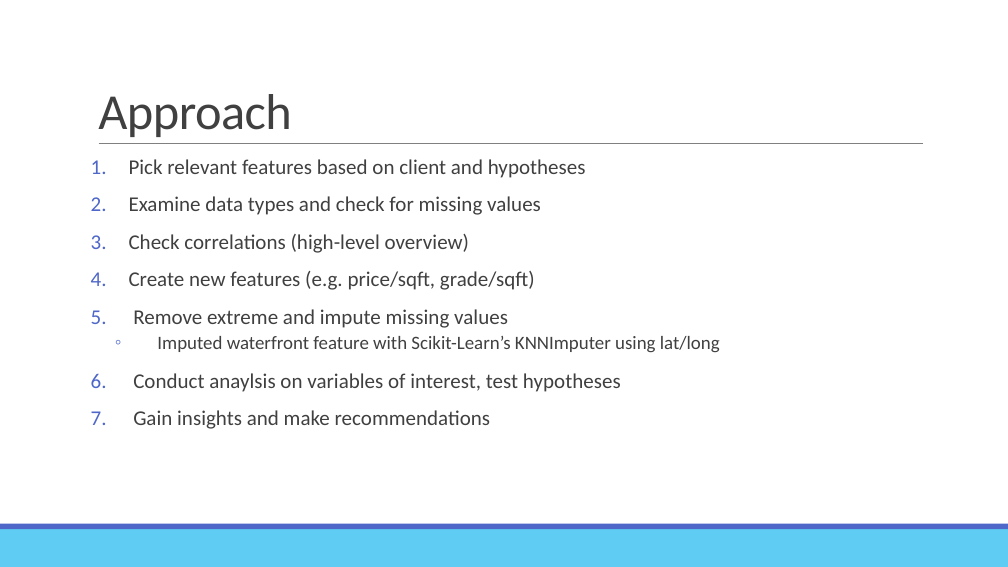
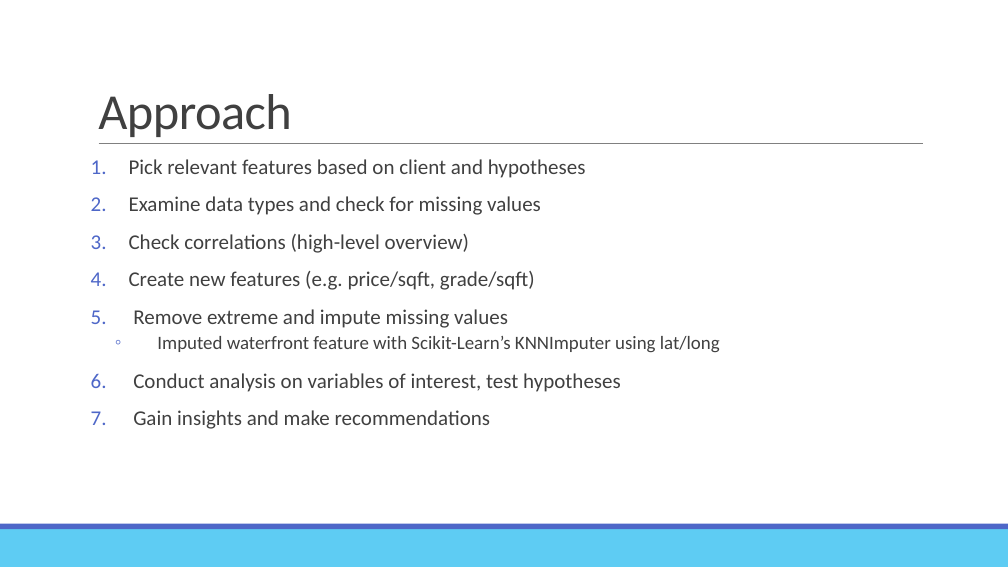
Before and after one commit to vlatko-v/ds-king_county_housing-EDA, a slide deck: slide 3 of presentation/King County Housing.pptx. Drawn at 1008x567 pixels with LibreOffice and Linux fonts; fonts in the diff are those of the drawing. Boxes give left, top, right and bottom in pixels: in the first picture for what was removed or moved away, otherwise in the second. Text is boxed around its words. In the diff, an @@ line names an element or a change of style, - is before the commit and + after.

```diff
--- a/presentation/King County Housing.pptx
+++ b/presentation/King County Housing.pptx
@@ text at (x1=133, y1=373, x2=621, y2=392): text changed @@
-6. Conduct anaylsis on variables of interest, test hypotheses
+6. Conduct analysis on variables of interest, test hypotheses
```
Also in this commit, not shown: 5 other slides changed, 8 other files.
